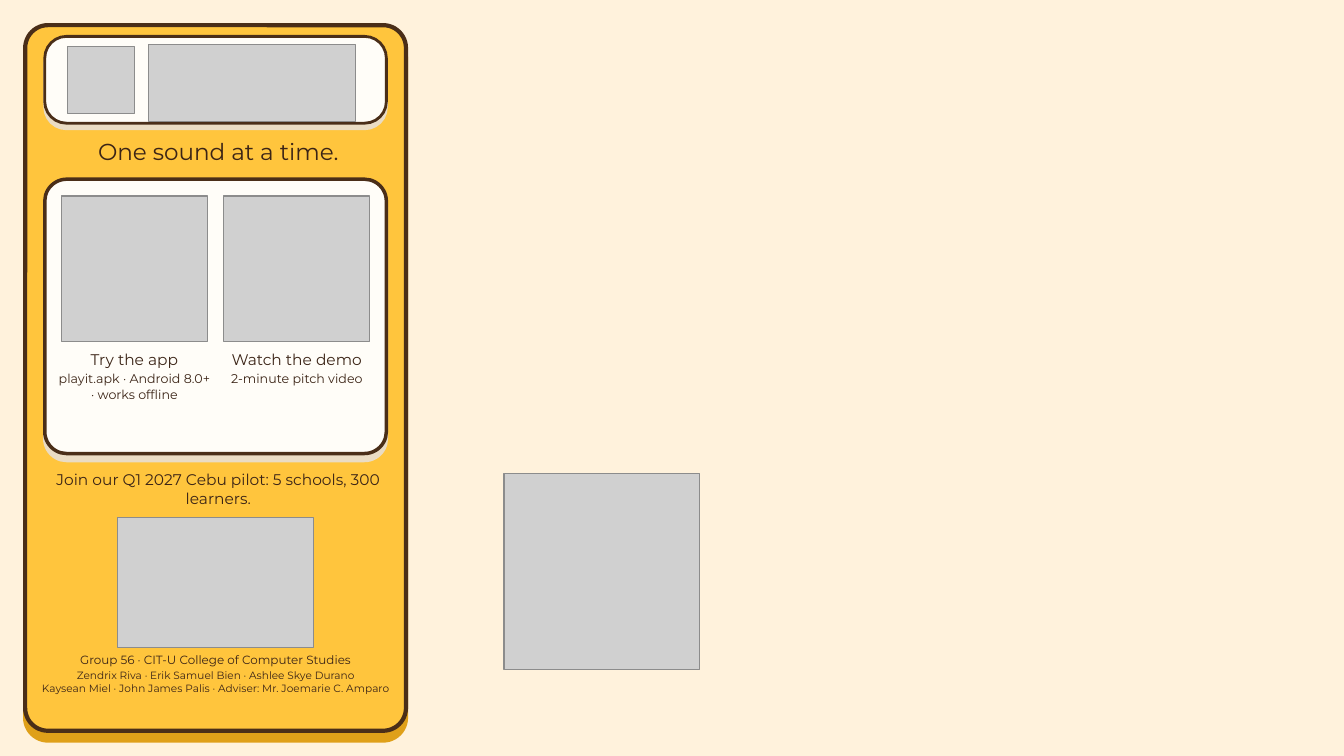
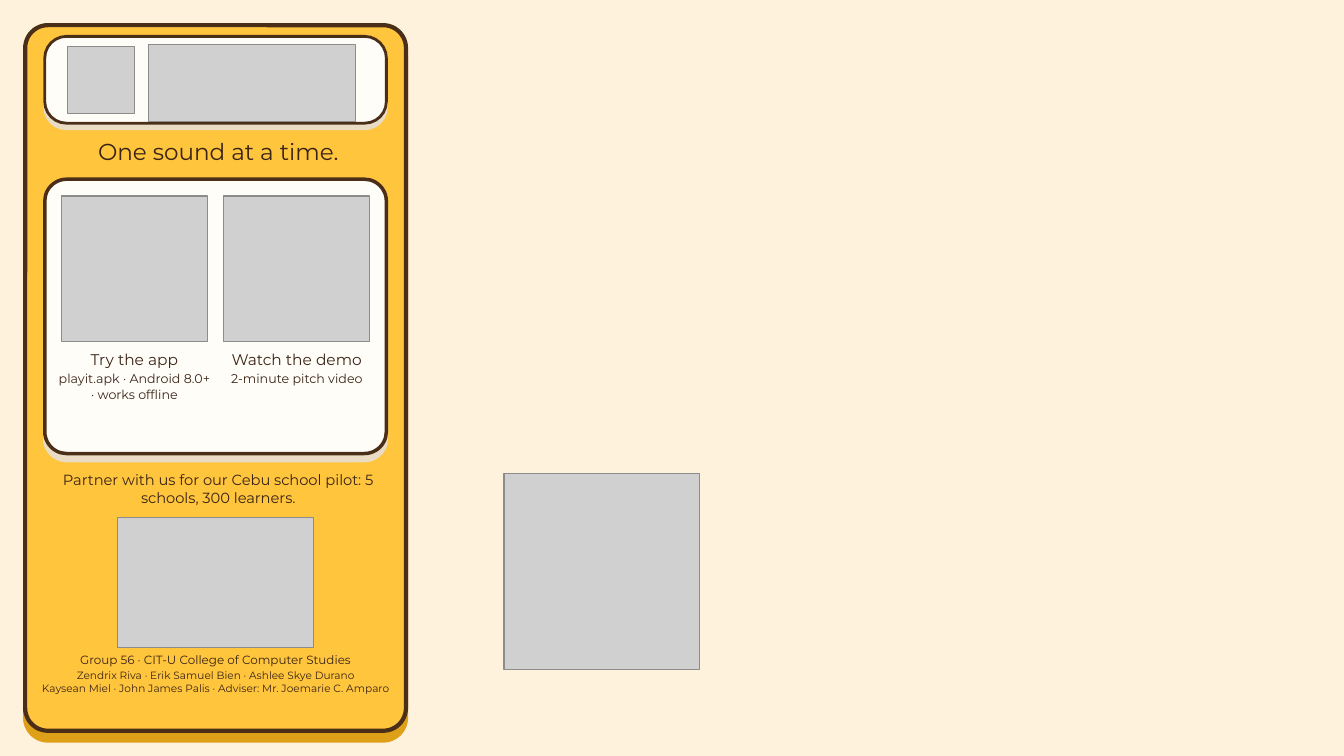
Before and after one commit to zendrix-hub/playIt, a slide deck: slide 18 of docs/tekcon-2026/04_PitchPerfect_2026/G56_PlayIT_PitchPerfect_2026_Deck.pptx. Drawn at 1344x756 pixels with LibreOffice and Linux fonts; fonts in the diff are those of the drawing; grey boxes stand for pictures; background and template pictures are left out. Boxes give left, top, right and bottom in pixels: in the first picture for what was removed or moved away, otherwise in the second. Text is boxed around its words. In the diff, an @@ line names an element or a change of style, - is before the commit and + after.

```diff
--- a/docs/tekcon-2026/04_PitchPerfect_2026/G56_PlayIT_PitchPerfect_2026_Deck.pptx
+++ b/docs/tekcon-2026/04_PitchPerfect_2026/G56_PlayIT_PitchPerfect_2026_Deck.pptx
@@ text at box(63, 474, 373, 505): text changed; size 11 to 10.5 pt @@
-Join our Q1 2027 Cebu pilot: 5 schools, 300 learners.
+Partner with us for our Cebu school pilot: 5 schools, 300 learners.
```
Also in this commit, not shown: 9 other slides changed, 14 other files.
